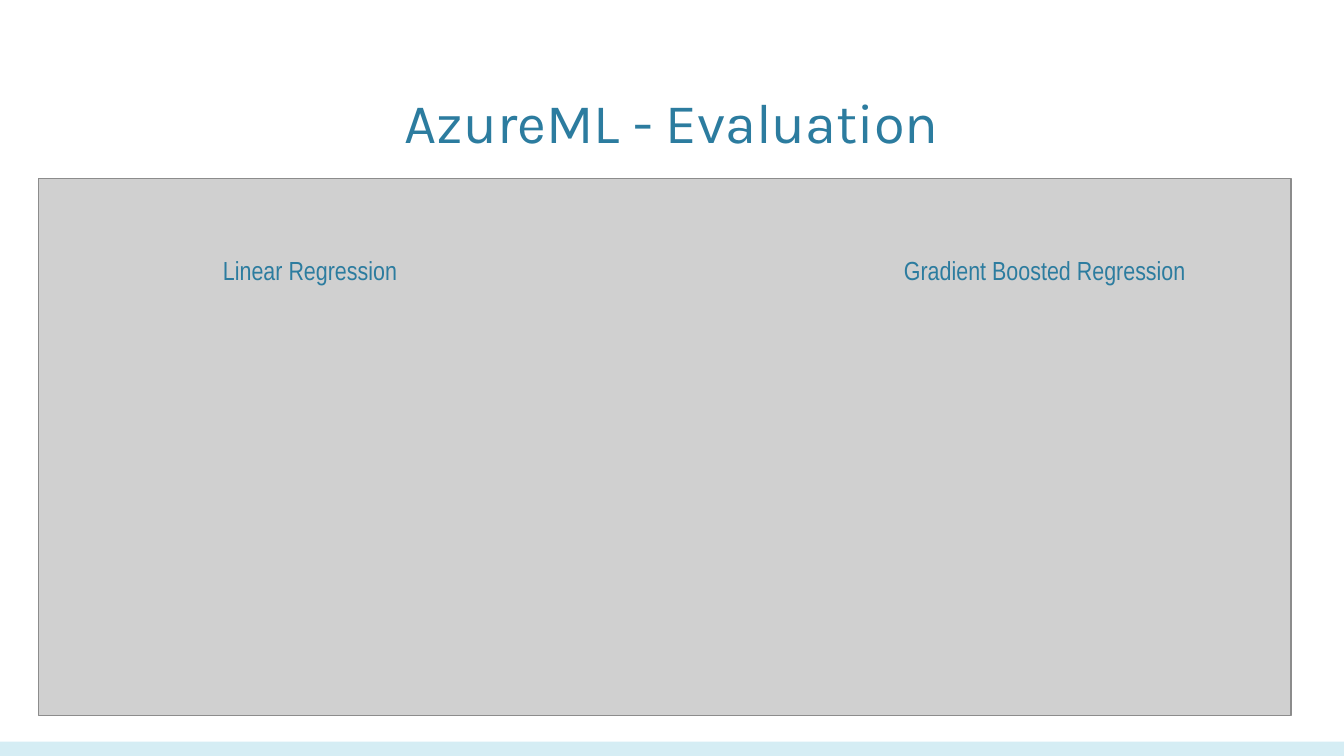
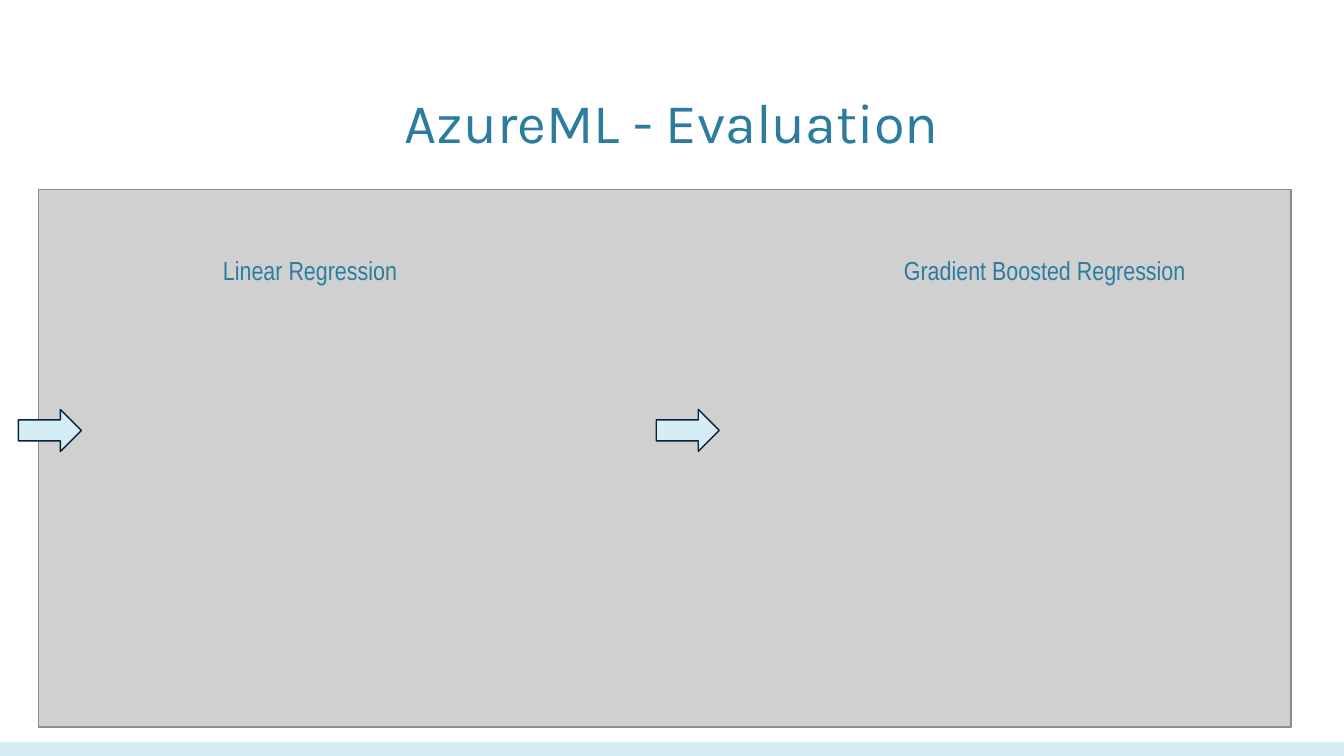
Before and after one commit to biranlicis/Movie-Box-Office-Machine-Learning, a slide deck: slide 12 of PPT CIS5560.pptx. Drawn at 1344x756 pixels with LibreOffice and Linux fonts; fonts in the diff are those of the drawing; grey boxes stand for pictures; background and template pictures are left out. Boxes give left, top, right and bottom in pixels: in the first picture for what was removed or moved away, otherwise in the second. Text is boxed around its words. In the diff, an @@ line names an element or a change of style, - is before the commit and + after.

```diff
--- a/PPT CIS5560.pptx
+++ b/PPT CIS5560.pptx
@@ picture: place and size @@
-picture at <box>39,179,1292,716</box>
+picture at <box>39,190,1292,727</box>
@@ right arrow added at <box>19,410,82,452</box>, fill #D5EDF4, outline #09213B 0.75 pt @@
@@ right arrow added at <box>656,410,719,452</box>, fill #D5EDF4, outline #09213B 0.75 pt @@
```
Also in this commit, not shown: 17 other slides changed, 4 slides removed.
